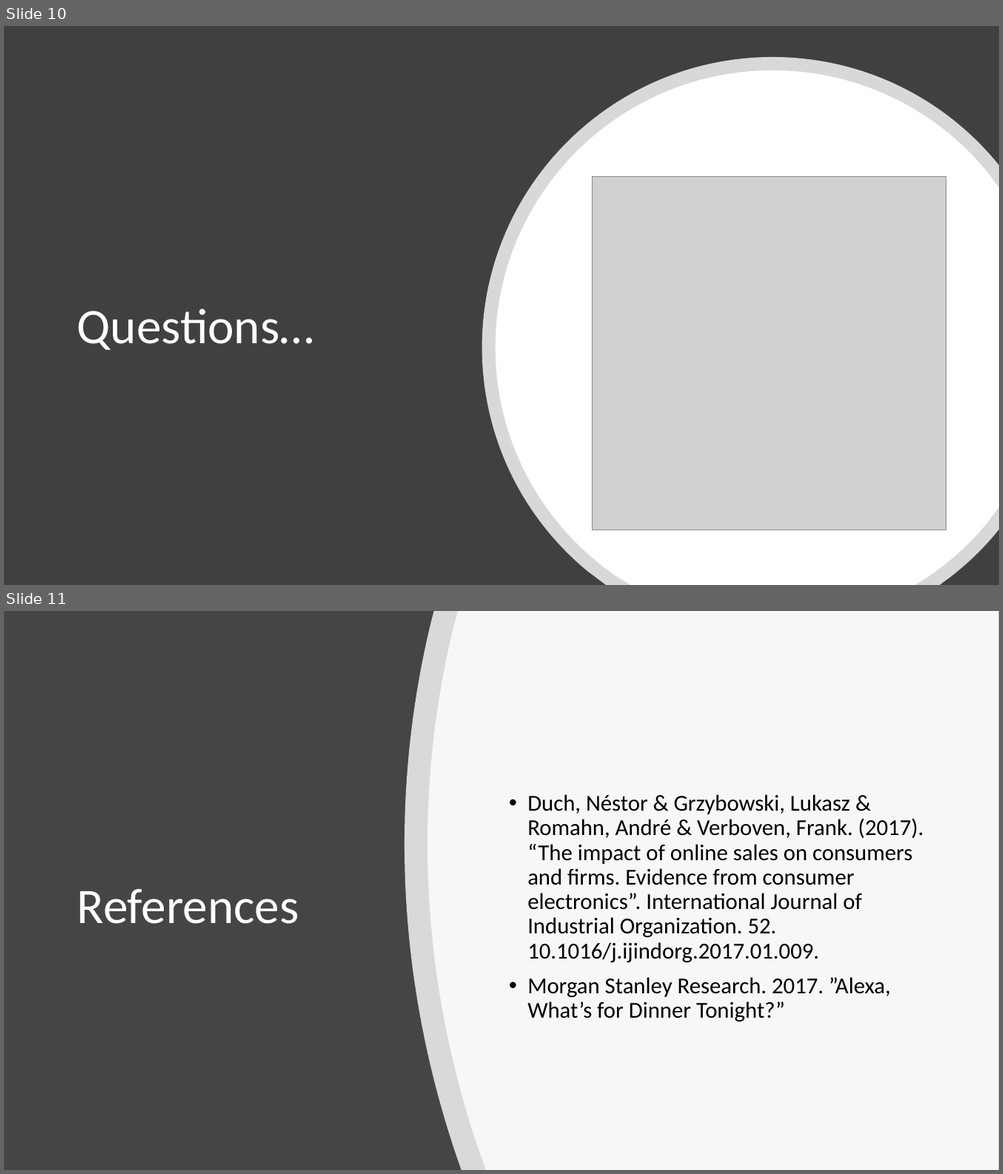
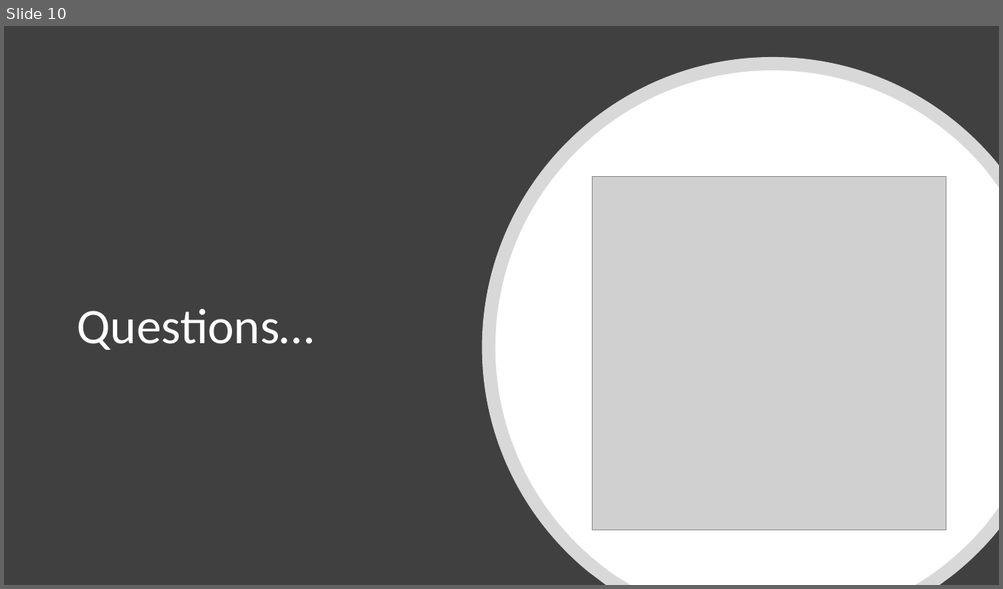
Before and after one commit to aitsoftwaredesign/project4-A00255953, a slide deck: Resources/Project Demo 1.pptx. Shown one above the other, each under a label of ours: slides 10 and 11 before the commit, slide 10 after it. The pictures are 1003x1174 and 1003x589 pixels, drawn with LibreOffice and Linux fonts; fonts in the diff are those of the drawing; grey boxes stand for pictures. Boxes give left, top, right and bottom in pixels: in the first picture for what was removed or moved away, otherwise in the second. Text is boxed around its words. In the diff, an @@ line names an element or a change of style, - is before the commit and + after.

```diff
--- a/Resources/Project Demo 1.pptx
+++ b/Resources/Project Demo 1.pptx
@@ slide 11 removed at (4, 611, 999, 1170), background #454545 @@
@@ freeform shape removed at (404, 611, 999, 1170) @@
@@ freeform shape removed at (428, 611, 999, 1170) @@
@@ text removed at (527, 795, 924, 1022) @@
-• Duch, Néstor & Grzybowski, Lukasz & Romahn, André & Verboven, Frank. (2017). “The impact of online sales on consumers and firms. Evidence from consumer electronics”. International Journal of Industrial Organization. 52. 10.1016/j.ijindorg.2017.01.009.
-• Morgan Stanley Research. 2017. ”Alexa, What’s for Dinner Tonight?”
@@ title removed at (77, 889, 299, 924) @@
-References
```
Also in this commit, not shown: 6 slides changed, 48 other files.
